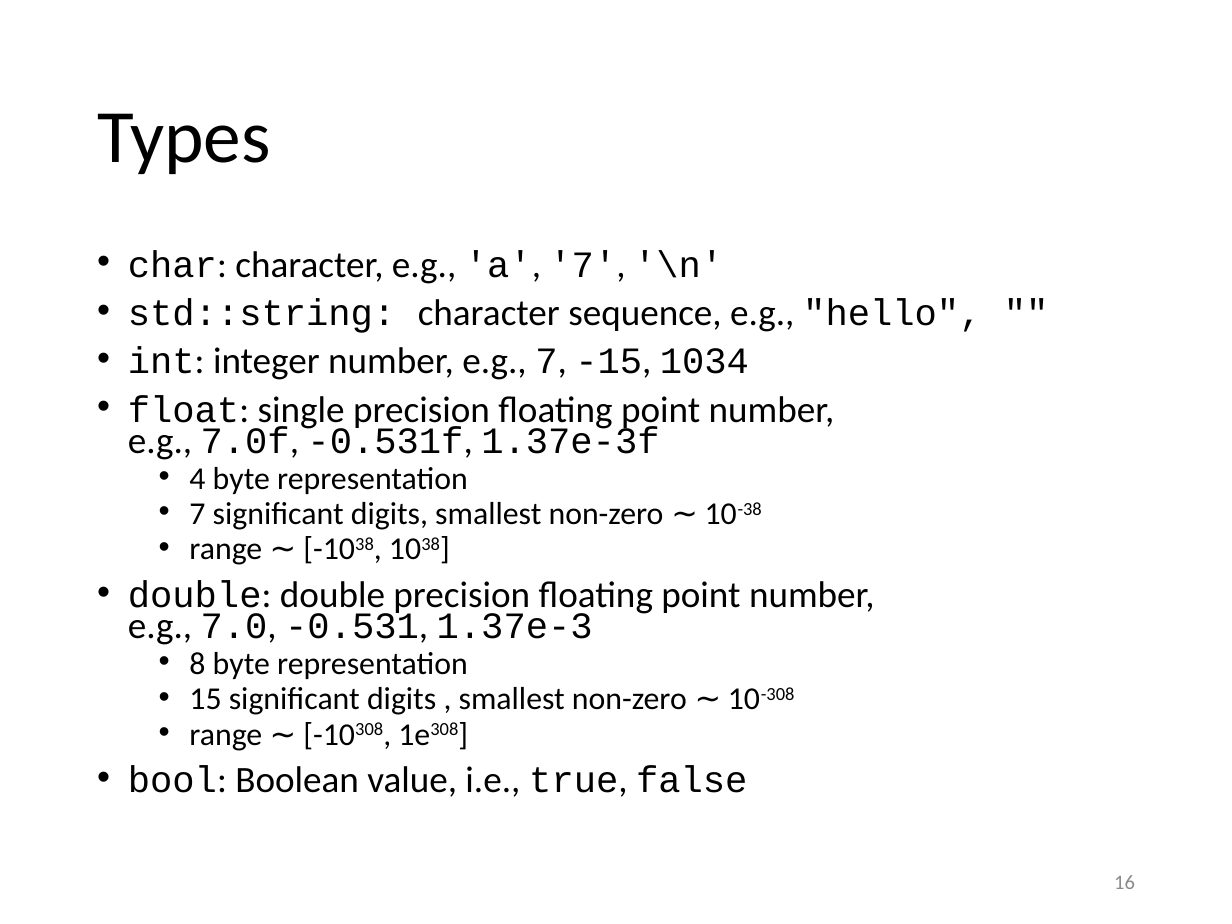
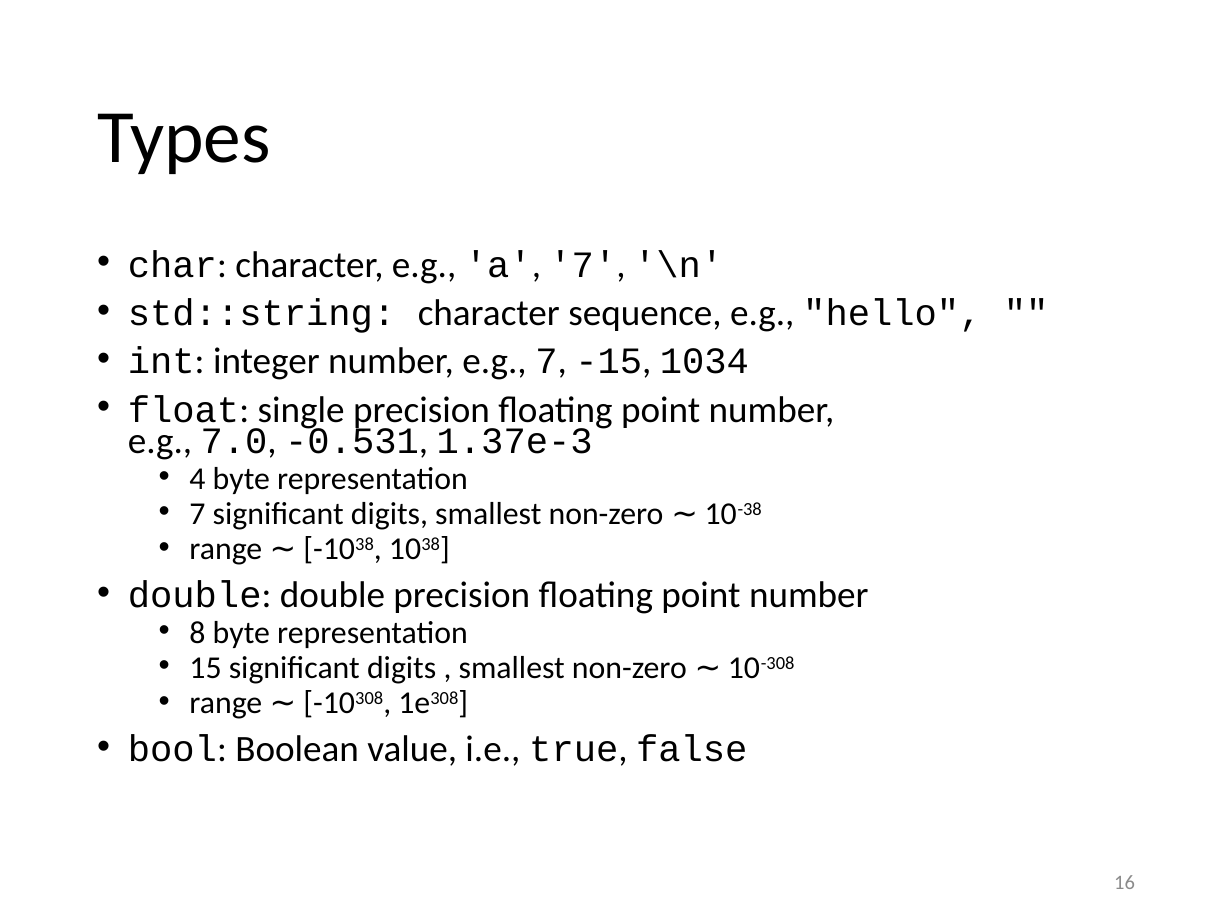
Before and after one commit to gjbex/Scientific-C-plus-plus, a slide deck: slide 16 of scientific_cpp.pptx. Drawn at 1232x924 pixels with LibreOffice and Linux fonts; fonts in the diff are those of the drawing. Boxes give left, top, right and bottom in pixels: in the first picture for what was removed or moved away, otherwise in the second. Text is boxed around its words. In the diff, an @@ line names an element or a change of style, - is before the commit and + after.

Commit message:
Clean up mess created by typo in branch name

```diff
--- a/scientific_cpp.pptx
+++ b/scientific_cpp.pptx
@@ text at [128,395,835,460]: text changed @@
-• float: single precision floating point number,
-  e.g., 7.0f, -0.531f, 1.37e-3f
+• float: single precision floating point number,
+  e.g., 7.0, -0.531, 1.37e-3
@@ text at [128,580,869,614]: text changed @@
-• double: double precision floating point number,
-  e.g., 7.0, -0.531, 1.37e-3
+• double: double precision floating point number
```
Also in this commit, not shown: 15 other slides changed.
